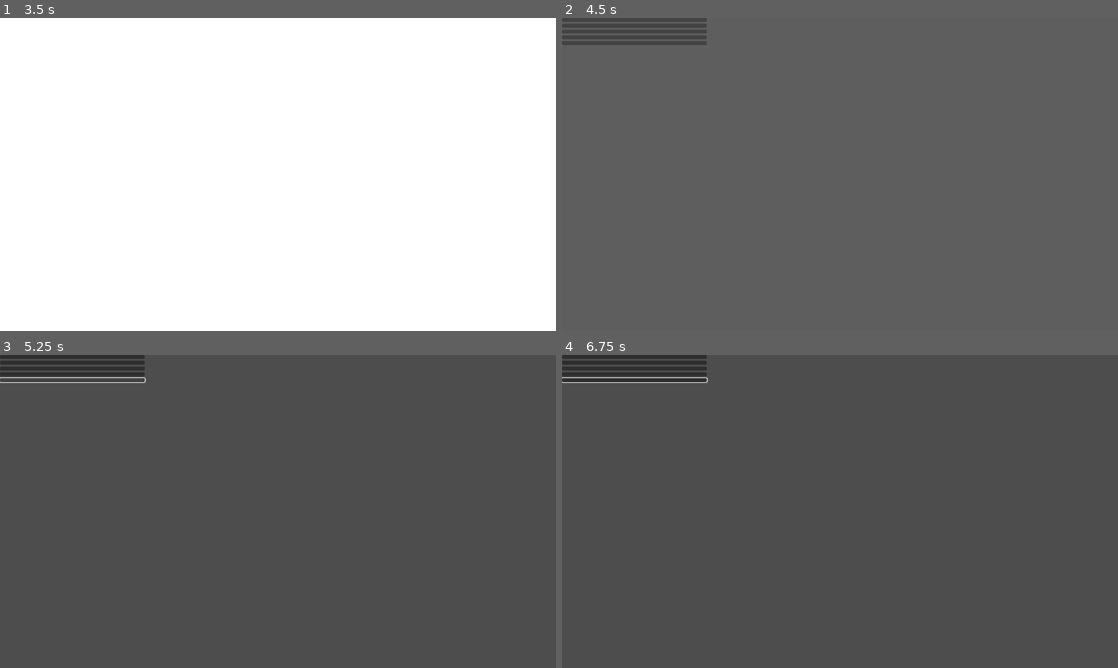
Above: before the commit, frames 1-4 (two rows, left to right).
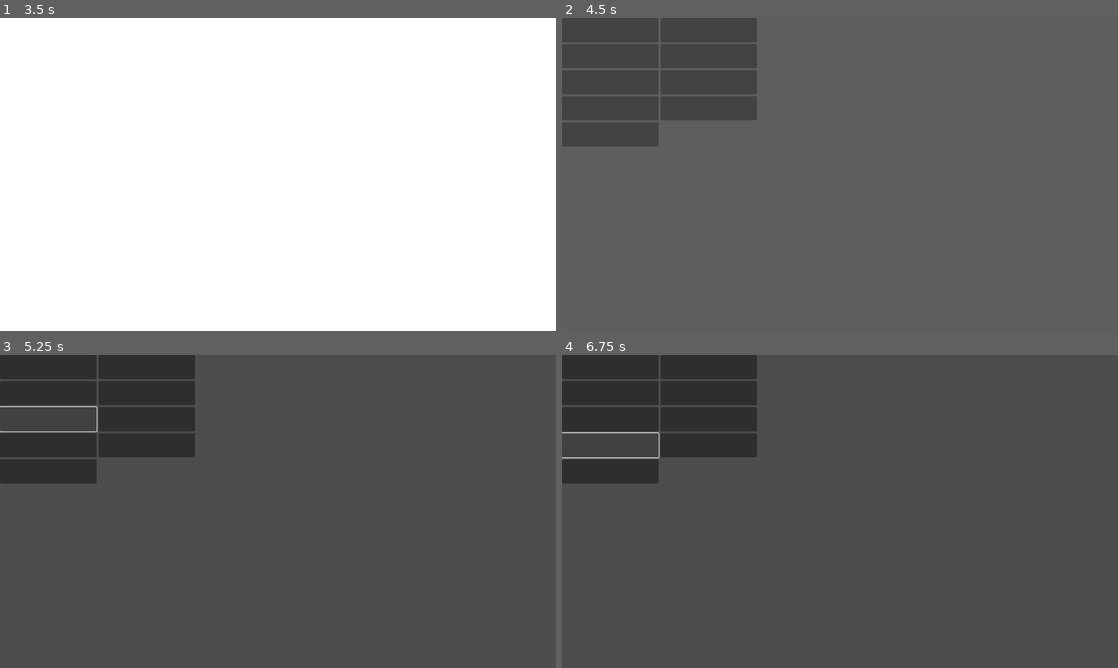
Above: after the commit, the same moments.

Repository: SethBradley/Magic-Girl-Jam
Game: Godot game, scene res://src/screen_start/start_screen.tscn
The game is run twice, just before and just after one commit, with the same random seed, the same clock (stepped at 60 frames per second) and the same inputs.
Inputs (mouse positions are in pixels of both pictures, inside the frame that each line leads up to; where the layout moved, square brackets give the same spot in the first picture):
- Up to frame 1 (3.5 s): click "Options" at 0.5 s; tap Enter (dialog_action) at 1.25 s; move the mouse to (400, 158) at 1.27 s; hold Right 1.28-2 s; hold Enter (dialog_action) 1.28-2 s; click (400, 158) at 1.42 s; tap Space (ui_select) at 1.52 s; click (50, 30) [72, 21] at 2 s; click (144, 30) [72, 24] at 2.75 s
- Up to frame 2 (4.5 s): click (612, 55) [634, 30] at 3.5 s; click (706, 55) [634, 36] at 4.25 s
- Up to frame 3 (5.25 s): click (50, 420) [72, 380] at 5 s
- Up to frame 4 (6.75 s): click (706, 420) at 5.77 s; click (612, 445) at 6.52 s

Frame 1 is identical in both runs. In frame 2, 10% of the frame differs, in the area x 0-35%, y 0-41%; in frame 3, 9.3%; in frame 4, 9.5%.

Commit message:
Added new transition and hub scene

Diff:
--- /dev/null
+++ b/src/scenes/dialog_stage/dialog_stage.tscn
@@ -0,0 +1,9 @@
+[gd_scene format=3 uid="uid://bmrg6binodjtq"]
+
+[node name="Control" type="Control"]
+layout_mode = 3
+anchors_preset = 15
+anchor_right = 1.0
+anchor_bottom = 1.0
+grow_horizontal = 2
+grow_vertical = 2
--- /dev/null
+++ b/src/scenes/hub/hub.gd
@@ -0,0 +1,19 @@
+extends Control
+
+
+func _ready():
+	await SceneService.loading_screen.game_ready;
+#	if !GameData.Has_Seen_Intro:
+#		print("Play Intro Dialog")
+#	else
+#		print("Load the gameworld") # make separate methods. check for new data too somhow
+
+
+func load_dialog_1():
+	SceneService.load_new_scene("res://src/scenes/dialog_stage/dialog_stage.tscn","slide_to_black",1);
+
+
+
+func _on_button_pressed(extra_arg_0: int) -> void:
+	print(extra_arg_0);
+	pass
--- /dev/null
+++ b/src/scenes/hub/hub.tscn
@@ -0,0 +1,60 @@
+[gd_scene load_steps=2 format=3 uid="uid://p2juvil1uc5o"]
+
+[ext_resource type="Script" uid="uid://bl4d87rppwror" path="res://src/scenes/hub/hub.gd" id="1_n0mfx"]
+
+[node name="Hub" type="Control"]
+layout_mode = 3
+anchors_preset = 15
+anchor_right = 1.0
+anchor_bottom = 1.0
+grow_horizontal = 2
+grow_vertical = 2
+script = ExtResource("1_n0mfx")
+
+[node name="GridContainer" type="GridContainer" parent="."]
+layout_mode = 1
+anchors_preset = 15
+anchor_right = 1.0
+anchor_bottom = 1.0
+grow_horizontal = 2
+grow_vertical = 2
+columns = 2
+
+[node name="Button" type="Button" parent="GridContainer"]
+custom_minimum_size = Vector2(200, 50)
+layout_mode = 2
+
+[node name="Button2" type="Button" parent="GridContainer"]
+custom_minimum_size = Vector2(200, 50)
+layout_mode = 2
+
+[node name="Button3" type="Button" parent="GridContainer"]
+custom_minimum_size = Vector2(200, 50)
+layout_mode = 2
+
+[node name="Button4" type="Button" parent="GridContainer"]
+custom_minimum_size = Vector2(200, 50)
+layout_mode = 2
+
+[node name="Button5" type="Button" parent="GridContainer"]
+custom_minimum_size = Vector2(200, 50)
+layout_mode = 2
+
+[node name="Button6" type="Button" parent="GridContainer"]
+custom_minimum_size = Vector2(200, 50)
+layout_mode = 2
+
+[node name="Button7" type="Button" parent="GridContainer"]
+custom_minimum_size = Vector2(200, 50)
+layout_mode = 2
+
+[node name="Button8" type="Button" parent="GridContainer"]
+custom_minimum_size = Vector2(200, 50)
+layout_mode = 2
+
+[node name="Button9" type="Button" parent="GridContainer"]
+custom_minimum_size = Vector2(200, 50)
+layout_mode = 2
+
+[connection signal="pressed" from="GridContainer/Button" to="." method="_on_button_pressed" binds= [1]]
+[connection signal="pressed" from="GridContainer/Button2" to="." method="_on_button_pressed" binds= [2]]
--- a/src/scenes/loading_screen/loading_screen.gd
+++ b/src/scenes/loading_screen/loading_screen.gd
@@ -1,7 +1,7 @@
 class_name LoadingScreen extends CanvasLayer
 
 signal transition_in_complete
-
+signal game_ready();
 @onready var anim_player: AnimationPlayer = $AnimationPlayer
 @onready var timer: Timer = $Timer
 
@@ -31,6 +31,7 @@
 	anim_player.play(ending_animation_name);
 
 	await anim_player.animation_finished
+	game_ready.emit();
 	queue_free();
 	return;
 
--- a/src/scenes/loading_screen/loading_screen.tscn
+++ b/src/scenes/loading_screen/loading_screen.tscn
@@ -18,6 +18,42 @@
 "transitions": PackedFloat32Array(1),
 "update": 0,
 "values": [Color(1, 1, 1, 0)]
+}
+tracks/1/type = "value"
+tracks/1/imported = false
+tracks/1/enabled = true
+tracks/1/path = NodePath("Control-anim-objects/Panel:size")
+tracks/1/interp = 1
+tracks/1/loop_wrap = true
+tracks/1/keys = {
+"times": PackedFloat32Array(0),
+"transitions": PackedFloat32Array(1),
+"update": 0,
+"values": [Vector2(1152, 648)]
+}
+tracks/2/type = "value"
+tracks/2/imported = false
+tracks/2/enabled = true
+tracks/2/path = NodePath("Control-anim-objects/Panel:theme_override_styles/panel")
+tracks/2/interp = 1
+tracks/2/loop_wrap = true
+tracks/2/keys = {
+"times": PackedFloat32Array(0),
+"transitions": PackedFloat32Array(1),
+"update": 1,
+"values": [SubResource("StyleBoxFlat_gkx1c")]
+}
+tracks/3/type = "value"
+tracks/3/imported = false
+tracks/3/enabled = true
+tracks/3/path = NodePath("Control-anim-objects/Panel:position")
+tracks/3/interp = 1
+tracks/3/loop_wrap = true
+tracks/3/keys = {
+"times": PackedFloat32Array(0),
+"transitions": PackedFloat32Array(1),
+"update": 0,
+"values": [Vector2(0, 0)]
 }
 
 [sub_resource type="Animation" id="Animation_w33ty"]
@@ -64,11 +100,55 @@
 }]
 }
 
+[sub_resource type="Animation" id="Animation_2x6ow"]
+resource_name = "slide_from_black"
+tracks/0/type = "value"
+tracks/0/imported = false
+tracks/0/enabled = true
+tracks/0/path = NodePath("Control-anim-objects/Panel:position")
+tracks/0/interp = 1
+tracks/0/loop_wrap = true
+tracks/0/keys = {
+"times": PackedFloat32Array(0, 1),
+"transitions": PackedFloat32Array(1, 1),
+"update": 0,
+"values": [Vector2(0, 0), Vector2(1152, 0)]
+}
+
+[sub_resource type="Animation" id="Animation_gkx1c"]
+resource_name = "slide_to_black"
+tracks/0/type = "value"
+tracks/0/imported = false
+tracks/0/enabled = true
+tracks/0/path = NodePath("Control-anim-objects/Panel:theme_override_styles/panel:bg_color")
+tracks/0/interp = 1
+tracks/0/loop_wrap = true
+tracks/0/keys = {
+"times": PackedFloat32Array(0),
+"transitions": PackedFloat32Array(1),
+"update": 0,
+"values": [Color(0, 0, 0, 1)]
+}
+tracks/1/type = "value"
+tracks/1/imported = false
+tracks/1/enabled = true
+tracks/1/path = NodePath("Control-anim-objects/Panel:position")
+tracks/1/interp = 1
+tracks/1/loop_wrap = true
+tracks/1/keys = {
+"times": PackedFloat32Array(0, 1),
+"transitions": PackedFloat32Array(1, 1),
+"update": 0,
+"values": [Vector2(-1152, 0), Vector2(0, 0)]
+}
+
 [sub_resource type="AnimationLibrary" id="AnimationLibrary_2x6ow"]
 _data = {
 &"RESET": SubResource("Animation_g1kjg"),
 &"fade_from_white": SubResource("Animation_w33ty"),
-&"fade_to_white": SubResource("Animation_akepc")
+&"fade_to_white": SubResource("Animation_akepc"),
+&"slide_from_black": SubResource("Animation_2x6ow"),
+&"slide_to_black": SubResource("Animation_gkx1c")
 }
 
 [node name="CanvasItem-load_screen" type="CanvasLayer"]
--- a/src/scenes/main/main.tscn
+++ /dev/null
@@ -1,35 +0,0 @@
-[gd_scene load_steps=2 format=3 uid="uid://c4r5r4j52qw7v"]
-
-[ext_resource type="Script" uid="uid://cy3i8ysufdpmh" path="res://src/scripts/singletons/SceneService.gd" id="1_hsw67"]
-
-[node name="Main" type="Node"]
-script = ExtResource("1_hsw67")
-
-[node name="Control" type="Control" parent="."]
-layout_mode = 3
-anchors_preset = 15
-anchor_right = 1.0
-anchor_bottom = 1.0
-grow_horizontal = 2
-grow_vertical = 2
-
-[node name="VBoxContainer" type="VBoxContainer" parent="Control"]
-custom_minimum_size = Vector2(300, 300)
-layout_mode = 0
-offset_right = 40.0
-offset_bottom = 40.0
-
-[node name="Button" type="Button" parent="Control/VBoxContainer"]
-layout_mode = 2
-
-[node name="Button2" type="Button" parent="Control/VBoxContainer"]
-layout_mode = 2
-
-[node name="Button3" type="Button" parent="Control/VBoxContainer"]
-layout_mode = 2
-
-[node name="Button4" type="Button" parent="Control/VBoxContainer"]
-layout_mode = 2
-
-[node name="Button5" type="Button" parent="Control/VBoxContainer"]
-layout_mode = 2
--- a/src/screen_start/start_screen.gd
+++ b/src/screen_start/start_screen.gd
@@ -1,7 +1,7 @@
 extends Control
 
 func _on_start_pressed():
-	SceneService.load_new_scene("res://src/scenes/main/main.tscn", "fade_to_white",2)
+	SceneService.load_new_scene("res://src/scenes/hub/hub.tscn", "fade_to_white",2)
 	pass # Replace with function body.
 
 
--- a/src/scripts/singletons/SceneService.gd
+++ b/src/scripts/singletons/SceneService.gd
@@ -3,6 +3,7 @@
 signal content_finished_loading(content);
 signal content_invalid(path: String);
 signal content_failed_to_load(path: String);
+
 
 var loading_screen: LoadingScreen;
 var _loading_screen_scene:PackedScene = preload("res://src/scenes/loading_screen/loading_screen.tscn");
Not shown, added: src/scenes/hub/hub.gd.uid
Not shown: 1 places in src/scenes/loading_screen/loading_screen.tscn that only renumber resources
